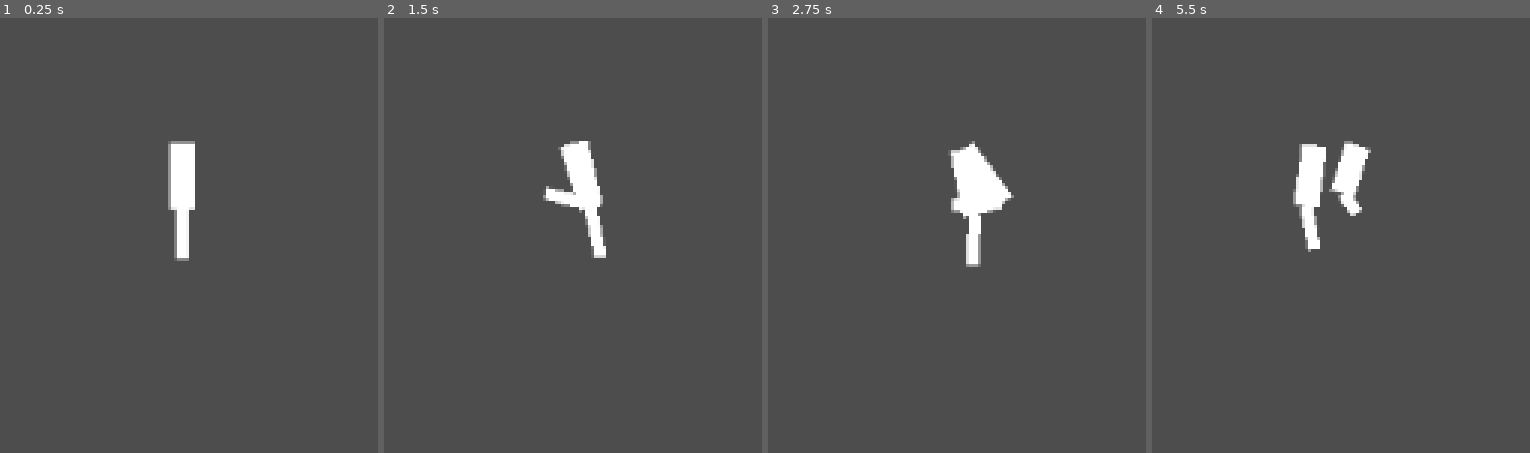
Above: before the commit, frames 1-4 (left to right).
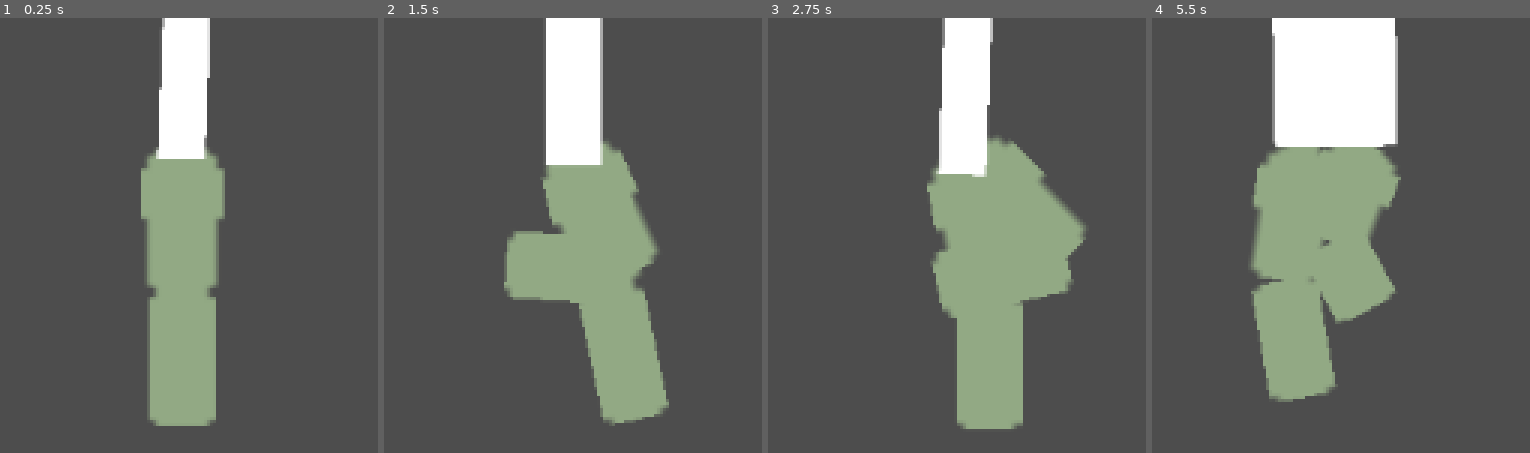
Above: after the commit, the same moments.

Repository: zbaker94/procedural-legs
Game: Godot game, scene res://main.tscn
Two runs of this game, one before a commit and one after it. Both use one fixed random seed, a clock stepped at 60 frames per second and the inputs below.
Inputs:
- Up to frame 1 (0.25 s): no input
- Up to frame 2 (1.5 s): tap Enter at 0.5 s; hold Right (ui_right) 0.53-1.28 s; hold Down (ui_down) from 1.28 s (still down)
- Up to frame 3 (2.75 s): release Down (ui_down) at 2.03 s; hold Right (ui_right) from 2.03 s (still down)
- Up to frame 4 (5.5 s): release Right (ui_right) at 2.78 s; hold Up (ui_up) 2.78-3.53 s; hold Left (ui_left) 3.53-5.03 s; hold Down (ui_down) from 5.03 s (still down)

The runs differ from the first frame. In frame 1, 16% of the frame differs, in the area x 37-60%, y 0-94%; in frame 2, 20%; in frame 3, 20%; in frame 4, 26%, in the area x 26-66%, y 0-89%.

Commit message:
add sprite overlays to the bones.

Diff:
--- a/leg.gd
+++ b/leg.gd
@@ -76,6 +76,16 @@
 
 
 var moving_direction_radians: float = 0.0
+
+# Sprite support
+@export_group("Sprites")
+@export var thigh_sprite: Texture2D
+@export var calf_sprite: Texture2D
+
+# Orientation: "left-right" or "top-bottom"
+enum SpriteOrientation { LEFT_RIGHT, TOP_BOTTOM }
+@export var thigh_orientation: SpriteOrientation = SpriteOrientation.LEFT_RIGHT
+@export var calf_orientation: SpriteOrientation = SpriteOrientation.LEFT_RIGHT
 
 
 var legs_root:LegsRoot
@@ -184,20 +194,91 @@
 
 # --- Drawing (local space relative to node) ---
 func _draw() -> void:
-	_draw_bones()
+
+	# Draw sprites for thigh and calf if assigned
+	_draw_leg_sprites()
+
+	# Optionally draw debug info
 	if not debug_draw:
-		return
+		pass
 	_draw_joints_and_target()
 	if debug_labels:
 		_draw_labels()
 
+func _draw_bone_sprite(tex: Texture2D, A_global: Vector2, B_global: Vector2, orientation: SpriteOrientation) -> void:
+	if tex == null:
+		return
+
+	var A = to_local(A_global)
+	var B = to_local(B_global)
+
+	var d = B - A
+	var L = d.length()
+	if L < 0.0001:
+		return
+
+	var angle = d.angle()
+	var size = tex.get_size()
+
+	var along_x := (orientation == SpriteOrientation.LEFT_RIGHT)
+
+	var bone_scale: Vector2
+	if along_x:
+		bone_scale = Vector2(L / size.x, 1.0)
+	else:
+		bone_scale = Vector2(1.0, L / size.y)
+
+	var rot = angle
+	if not along_x:
+		rot -= PI/2
+
+	var tex_offset = Vector2.ZERO
+	if along_x:
+		tex_offset = Vector2(0, -size.y * 0.5)
+	else:
+		tex_offset = Vector2(-size.x * 0.5, 0)
+
+	# ✅ Build transform in correct order: Scale → Rotate → Translate
+	var xform = Transform2D()
+	xform = xform.scaled(bone_scale)
+	xform = xform.rotated(rot)
+	xform = xform.translated(A)
+
+	draw_set_transform_matrix(xform)
+	draw_texture(tex, tex_offset)
+	draw_set_transform_matrix(Transform2D.IDENTITY)
+
+	if debug_draw:
+		draw_circle(A, 3, Color.YELLOW)
+		draw_circle(B, 3, Color.CYAN)
+
+func _draw_leg_sprites() -> void:
+	# --- THIGH ---
+	if thigh_sprite:
+		_draw_bone_sprite(
+			thigh_sprite,
+			hip_position,
+			knee_position,
+			thigh_orientation
+		)
+
+	# --- CALF ---
+	if calf_sprite:
+		_draw_bone_sprite(
+			calf_sprite,
+			knee_position,
+			foot_position,
+			calf_orientation
+		)
+
+
 func _draw_bones() -> void:
 	draw_line(to_local(hip_position), to_local(knee_position), Color(1, 1, 1), BONE_WIDTH)
 	draw_line(to_local(knee_position), to_local(foot_position), Color(1, 1, 1), CALF_WIDTH)
 
 func _draw_joints_and_target() -> void:
-	#draw_circle(to_local(hip_position), HIP_RADIUS, Color.GREEN)
-	#draw_circle(to_local(knee_position), KNEE_RADIUS, Color.hex(0xffaa00ff))
+	# draw_circle(to_local(hip_position), HIP_RADIUS, Color.GREEN)
+	# draw_circle(to_local(knee_position), KNEE_RADIUS, Color.hex(0xffaa00ff))
 	# draw_circle(to_local(foot_position), FOOT_RADIUS, FOOT_COLOR)
 	# draw_circle(to_local(foot_target), TARGET_RADIUS, TARGET_COLOR)
 	#draw_line(to_local(hip_position), to_local(foot_target), Color(0.3, 0.3, 0.3), 1.0)
--- a/main.tscn
+++ b/main.tscn
@@ -6,8 +6,10 @@
 [ext_resource type="Script" uid="uid://brvr03nxsa5nd" path="res://leg.gd" id="1_ig7tw"]
 [ext_resource type="Script" uid="uid://bdxkaqcgbrkce" path="res://character_facing.gd" id="1_lquwl"]
 [ext_resource type="Script" uid="uid://doqngkyrl1o8n" path="res://legs_root.gd" id="2_1bvp3"]
+[ext_resource type="Texture2D" uid="uid://dridd6c5o8yjj" path="res://thigh.png" id="7_4c57u"]
 [ext_resource type="Script" uid="uid://7vew8lfqljms" path="res://torso.gd" id="7_272bh"]
 [ext_resource type="Script" uid="uid://c14qgam1c101g" path="res://hip.gd" id="8_5vw27"]
+[ext_resource type="Texture2D" uid="uid://431tu2lcptoj" path="res://calf.png" id="8_efxa6"]
 
 [sub_resource type="Curve" id="Curve_ig7tw"]
 _limits = [0.0, 0.9630577, 0.0, 2.5]
@@ -59,27 +61,36 @@
 position = Vector2(-2, 0)
 script = ExtResource("1_ig7tw")
 hip = NodePath("../../LHip")
-thigh_length = 8.0
-calf_length = 6.0
+thigh_length = 18.0
+calf_length = 16.0
 phase_offset_degrees = 180.0
 gait_factor = 0.7
 stride_amplitude_curve = SubResource("Curve_ig7tw")
 step_length_curve = SubResource("Curve_0xm2m")
 step_height_curve = SubResource("Curve_h2yge")
+debug_draw = false
+thigh_sprite = ExtResource("7_4c57u")
+calf_sprite = ExtResource("8_efxa6")
+thigh_orientation = 1
+calf_orientation = 1
 
 [node name="RLeg" type="Node2D" parent="CharacterLocomotion/CharacterRoot/Legs" node_paths=PackedStringArray("hip")]
 position = Vector2(2, 0)
 script = ExtResource("1_ig7tw")
 hip = NodePath("../../RHip")
-thigh_length = 8.0
-calf_length = 6.0
+thigh_length = 18.0
+calf_length = 16.0
 gait_factor = 0.7
 stride_amplitude_curve = SubResource("Curve_ig7tw")
 step_length_curve = SubResource("Curve_0xm2m")
 step_height_curve = SubResource("Curve_h2yge")
+debug_draw = false
+thigh_sprite = ExtResource("7_4c57u")
+calf_sprite = ExtResource("8_efxa6")
+thigh_orientation = 1
+calf_orientation = 1
 
 [node name="Torso" type="Node2D" parent="CharacterLocomotion/CharacterRoot" node_paths=PackedStringArray("character_root")]
-visible = false
 script = ExtResource("7_272bh")
 character_root = NodePath("..")
 min_x_scale = 0.3
@@ -87,12 +98,12 @@
 torso_height = 30.0
 
 [node name="LHip" type="Node2D" parent="CharacterLocomotion/CharacterRoot" node_paths=PackedStringArray("character_root")]
-position = Vector2(-4, 0)
+position = Vector2(-6, 0)
 script = ExtResource("8_5vw27")
 character_root = NodePath("..")
 
 [node name="RHip" type="Node2D" parent="CharacterLocomotion/CharacterRoot" node_paths=PackedStringArray("character_root")]
-position = Vector2(4, 0)
+position = Vector2(6, 0)
 script = ExtResource("8_5vw27")
 character_root = NodePath("..")
 
Binary file added: calf.png
Not shown, added: calf.png.import
Not shown: 1 places in main.tscn that only renumber resources
Binary file added: thigh.png
Not shown, added: thigh.png.import
